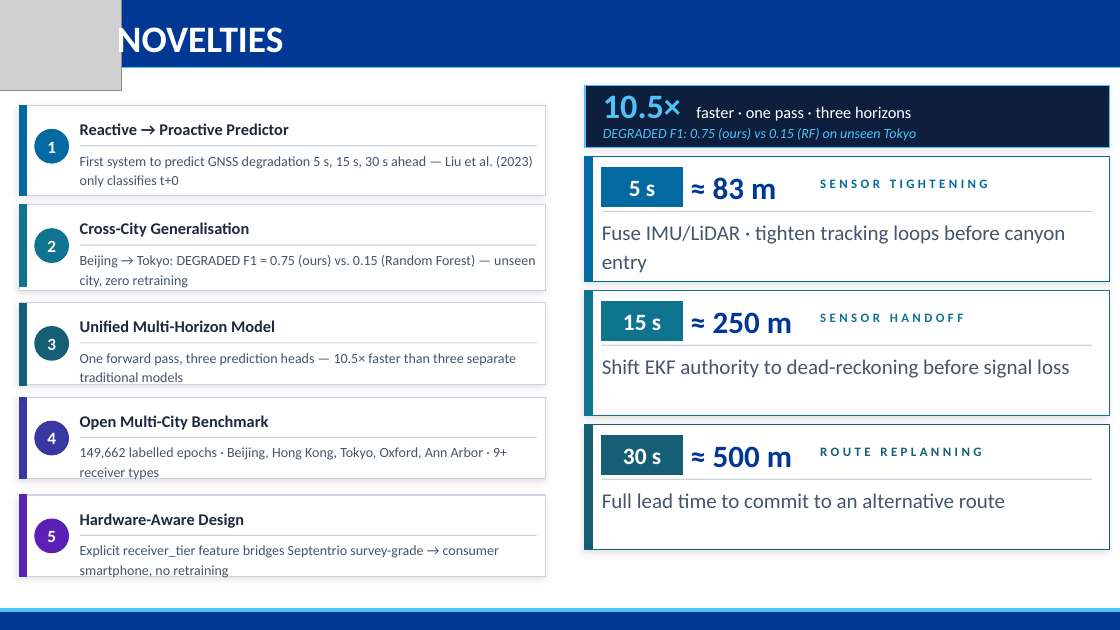
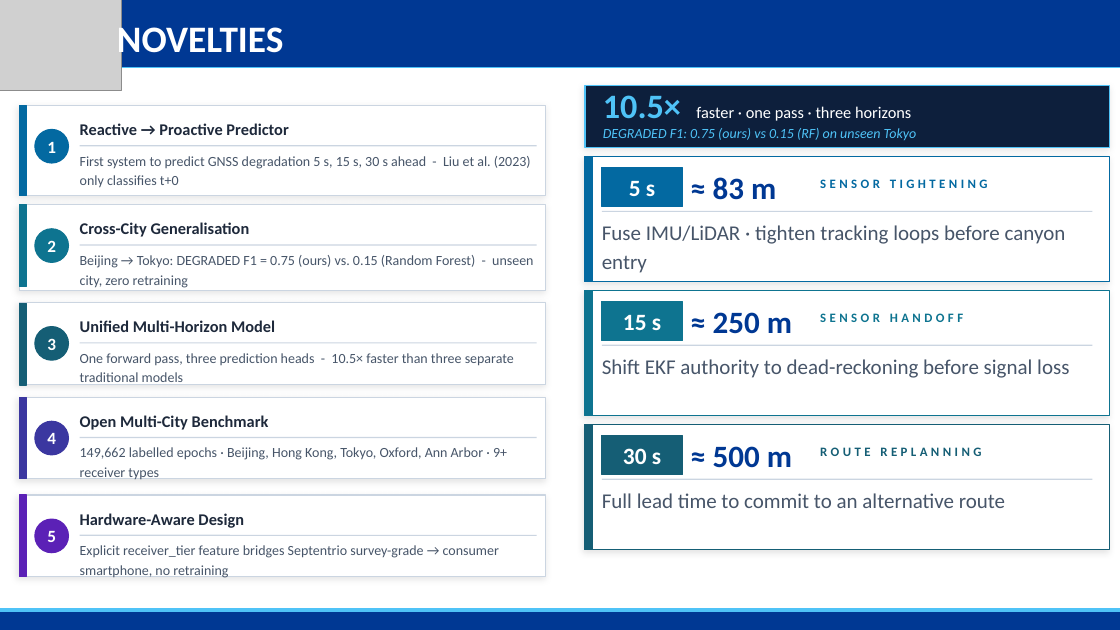
Before and after one commit to Jorshuare/AI-Based-Prediction-for-GNSS-Signal-Degradation, a slide deck: slide 33 of docs/SENTINEL_GNSS_Presentation.pptx (slide 32 before the commit). Drawn at 1120x630 pixels with LibreOffice and Linux fonts; fonts in the diff are those of the drawing; grey boxes stand for pictures; background and template pictures are left out. Boxes give left, top, right and bottom in pixels: in the first picture for what was removed or moved away, otherwise in the second. Text is boxed around its words. In the diff, an @@ line names an element or a change of style, - is before the commit and + after.

```diff
--- a/docs/SENTINEL_GNSS_Presentation.pptx
+++ b/docs/SENTINEL_GNSS_Presentation.pptx
@@ text at <box>80,156,531,188</box>: text changed @@
-First system to predict GNSS degradation 5 s, 15 s, 30 s ahead — Liu et al. (2023) only classifies t+0
+First system to predict GNSS degradation 5 s, 15 s, 30 s ahead - Liu et al. (2023) only classifies t+0
@@ text at <box>80,255,533,288</box>: text changed @@
-Beijing → Tokyo: DEGRADED F1 = 0.75 (ours) vs. 0.15 (Random Forest) — unseen city, zero retraining
+Beijing → Tokyo: DEGRADED F1 = 0.75 (ours) vs. 0.15 (Random Forest) - unseen city, zero retraining
@@ text at <box>80,353,514,385</box>: text changed @@
-One forward pass, three prediction heads — 10.5× faster than three separate traditional models
+One forward pass, three prediction heads - 10.5× faster than three separate traditional models
```
Also in this commit, not shown: 20 other slides changed, 1 slide added, 46 other files.
